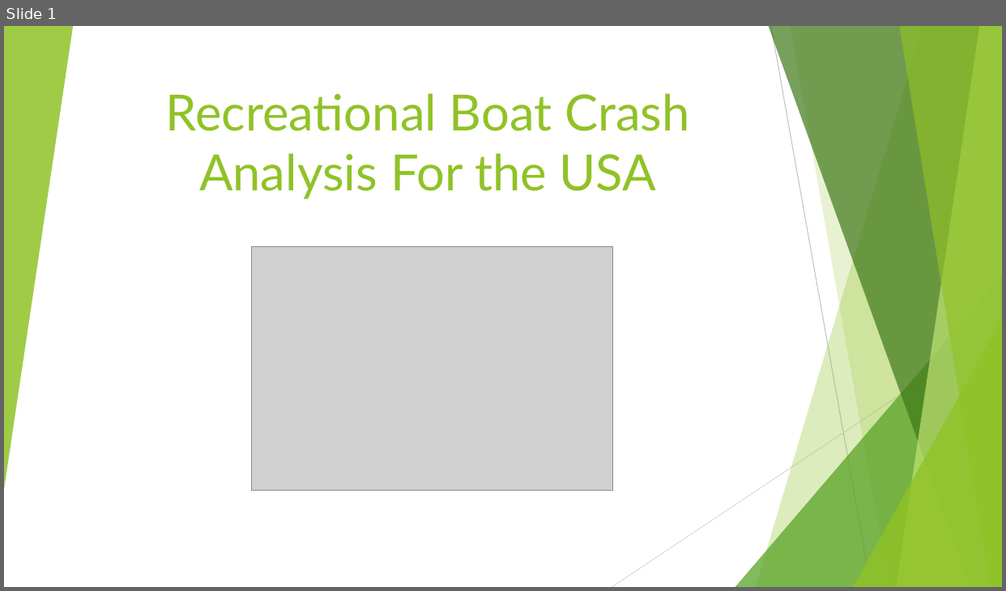
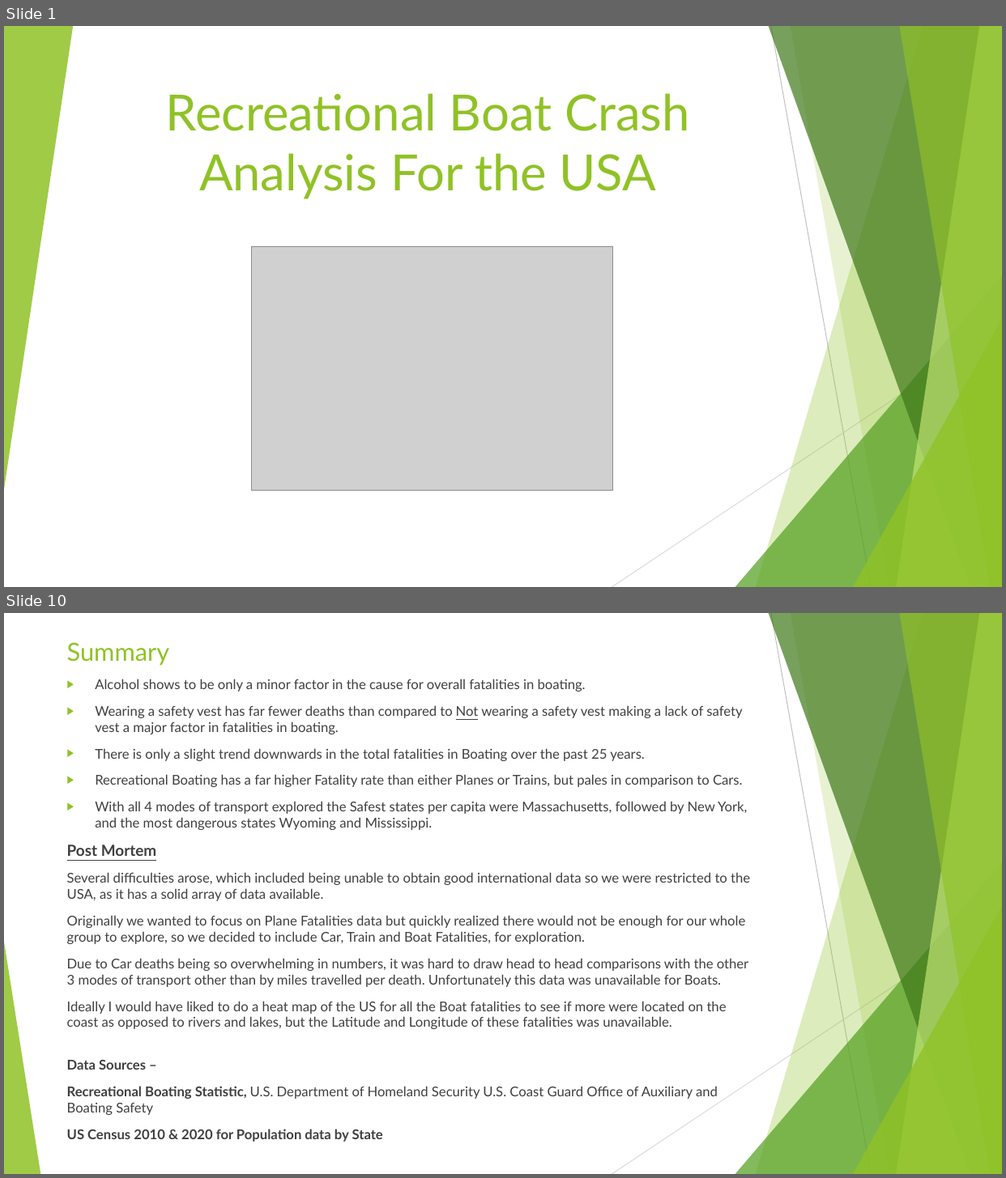
Before and after one commit to MZt92-ui/Project-1-Group-3, a slide deck: Boat Presentation.pptx. Shown one above the other, each under a label of ours: slide 1 before the commit, slides 1 and 10 after it; the slides between them are not shown. The pictures are 1006x591 and 1006x1178 pixels, drawn with LibreOffice and Linux fonts; fonts in the diff are those of the drawing; grey boxes stand for pictures. Boxes give left, top, right and bottom in pixels: in the first picture for what was removed or moved away, otherwise in the second. Text is boxed around its words. In the diff, an @@ line names an element or a change of style, - is before the commit and + after.

Commit message:
Boat Presentation Complete

```diff
--- a/Boat Presentation.pptx
+++ b/Boat Presentation.pptx
@@ slide 10 added at box(4, 613, 1002, 1174), background #FFFFFF; not listed: 9 template elements that a slide beside it also shows @@
@@ title added at box(67, 642, 170, 666), 24 pt, text #90C226 @@
+Summary
@@ text added at box(67, 679, 750, 1142), 12.9 pt, text #404040 @@
+▶ Alcohol shows to be only a minor factor in the cause for overall fatalities in boating.
+▶ Wearing a safety vest has far fewer deaths than compared to Not wearing a safety vest making a lack of safety vest a major factor in fatalities in boating.
+▶ There is only a slight trend downwards in the total fatalities in Boating over the past 25 years.
+▶ Recreational Boating has a far higher Fatality rate than either Planes or Trains, but pales in comparison to Cars.
+▶ With all 4 modes of transport explored the Safest states per capita were Massachusetts, followed by New York, and the most dangerous states Wyoming and Mississippi.
+Post Mortem
+Several difficulties arose, which included being unable to obtain good international data so we were restricted to the USA, as it has a solid array of data available.
+Originally we wanted to focus on Plane Fatalities data but quickly realized there would not be enough for our whole group to explore, so we decided to include Car, Train and Boat Fatalities, for exploration.
+Due to Car deaths being so overwhelming in numbers, it was hard to draw head to head comparisons with the other 3 modes of transport other than by miles travelled per death. Unfortunately this data was unavailable for Boats.
+Ideally I would have liked to do a heat map of the US for all the Boat fatalities to see if more were located on the coast as opposed to rivers and lakes, but the Latitude and Longitude of these fatalities was unavailable.
+Data Sources –
+Recreational Boating Statistic, U.S. Department of Homeland Security U.S. Coast Guard Office of Auxiliary and Boating Safety
+US Census 2010 & 2020 for Population data by State
@@ triangle added at box(4, 942, 40, 1174), fill #90C226 at 85% opacity @@
```
Also in this commit, not shown: 8 slides changed, 1 other slide added, 1 other file.
